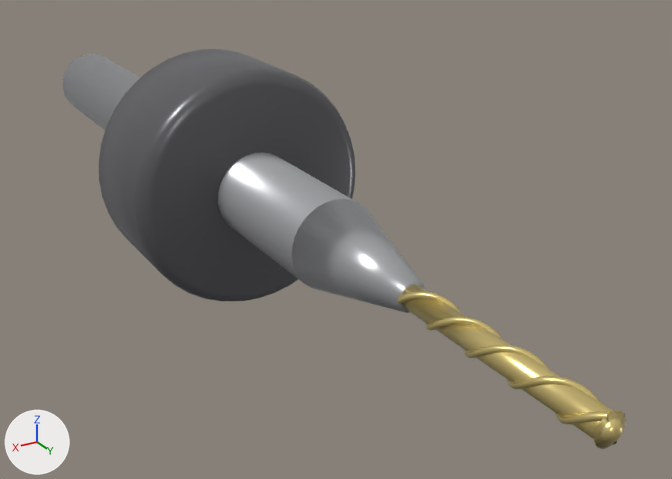
Before and after pictures for a commit that changed the glTF model models/makera_bits/drill18_1.glb.
The view is the same before and after, from a 50 mm camera at (0.0143, 0.0296, 0.0122) aimed at (-0.0026, 0.0015, -0.0019). Every picture has the same lights, and +X, +Y and +Z are marked at lower left. The first picture is the older version. Vertices at exactly the same position are counted once.
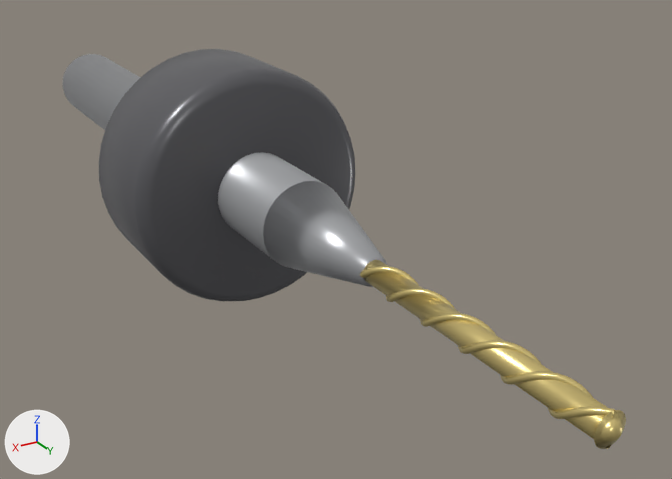
Where the newer file only moved an object's origin or applied its transform, the numbers keep the older frame.

The edits, one by one:
me_flute is used by ob_flute; location (0.0, 0.0, 0.0).
me_flute had 416 vertices, 816 faces and spanned x -0.00051..0.00051, y 0.00994..0.01776, z -0.00051..0.00051.
me_flute now has 528 vertices, 1040 faces and spans x -0.00051..0.00051, y 0.00794..0.01776, z -0.00051..0.00051.
me_flute part 1: 416 vertices removed from x -0.00051..0.00051, y 0.00994..0.01776, z -0.00051..0.00051; 528 vertices added at x -0.00051..0.00051, y 0.00794..0.01776, z -0.00051..0.00051.
me_flute_001 is used by ob_flute_001; location (0.0, 0.0, 0.0).
me_flute_001 had 416 vertices, 816 faces and spanned x -0.00051..0.00051, y 0.00994..0.01776, z -0.00051..0.00051.
me_flute_001 now has 528 vertices, 1040 faces and spans x -0.00051..0.00051, y 0.00794..0.01776, z -0.00051..0.00051.
me_flute_001 part 2: 416 vertices removed from x -0.00051..0.00051, y 0.00994..0.01776, z -0.00051..0.00051; 528 vertices added at x -0.00051..0.00051, y 0.00794..0.01776, z -0.00051..0.00051.
me_cylinder_001 is used by ob_cylinder_001; location (0.0, -0.00717, 0.0).
me_cylinder_001 had 64 vertices, 124 faces and spanned x -0.0016..0.0016, y -0.0128..0.0128, z -0.0016..0.0016.
me_cylinder_001 now has 64 vertices, 124 faces and spans x -0.0016..0.0016, y -0.0128..0.0108, z -0.0016..0.0016.
me_cylinder_001 part 3: the whole mesh is scaled about its middle by (1, 0.922, 1), then moved by (0.0, -0.001, 0.0).
Object 'Cone' (ob_cone) moves from (0.0, 0.00783, 0.0) to (0.0, 0.00583, 0.0).

Pixel boxes [x1, y1, x2, y2] of what changed, in the pictures (672 x 479 px):
'Cone', moved: before [292, 199, 425, 313]; after [263, 181, 387, 287]
'Cylinder.001', moved, rescaled (11% narrower, 9% shorter): before [63, 54, 356, 281]; after [63, 54, 325, 261]
'flute', reshaped (18% wider, 37% taller): before [397, 292, 609, 425]; after [360, 266, 610, 449]
'flute.001', reshaped (19% wider): before [425, 317, 617, 445]; after [386, 288, 615, 419]
